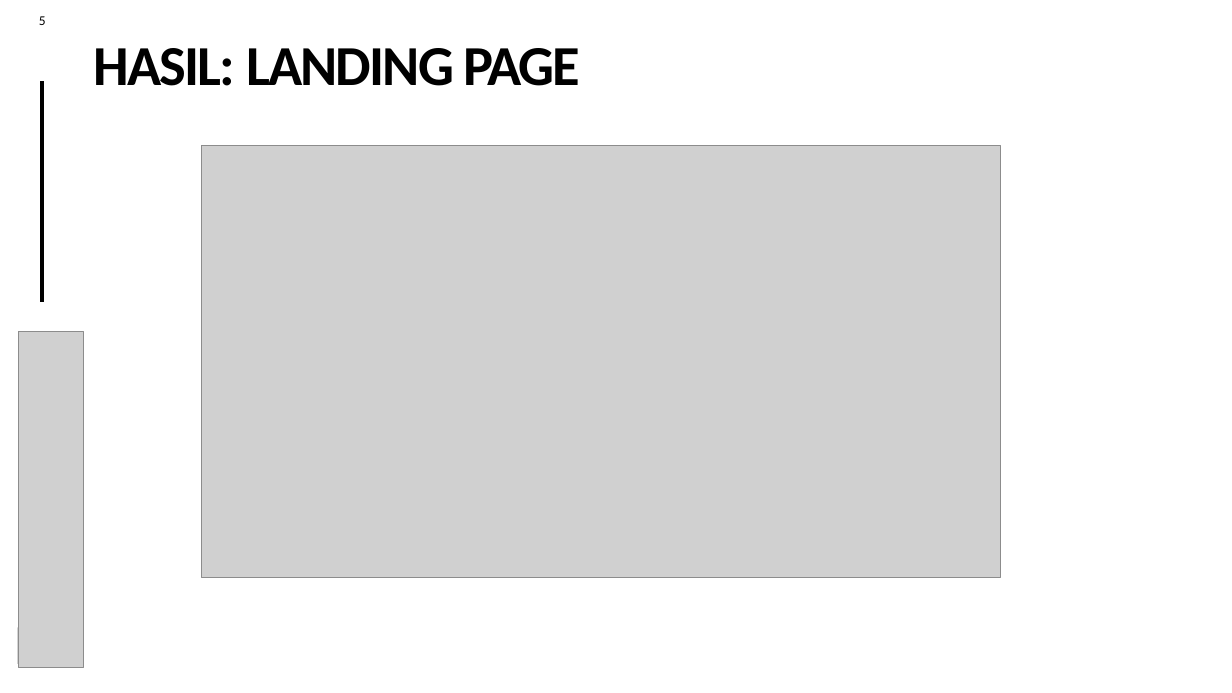
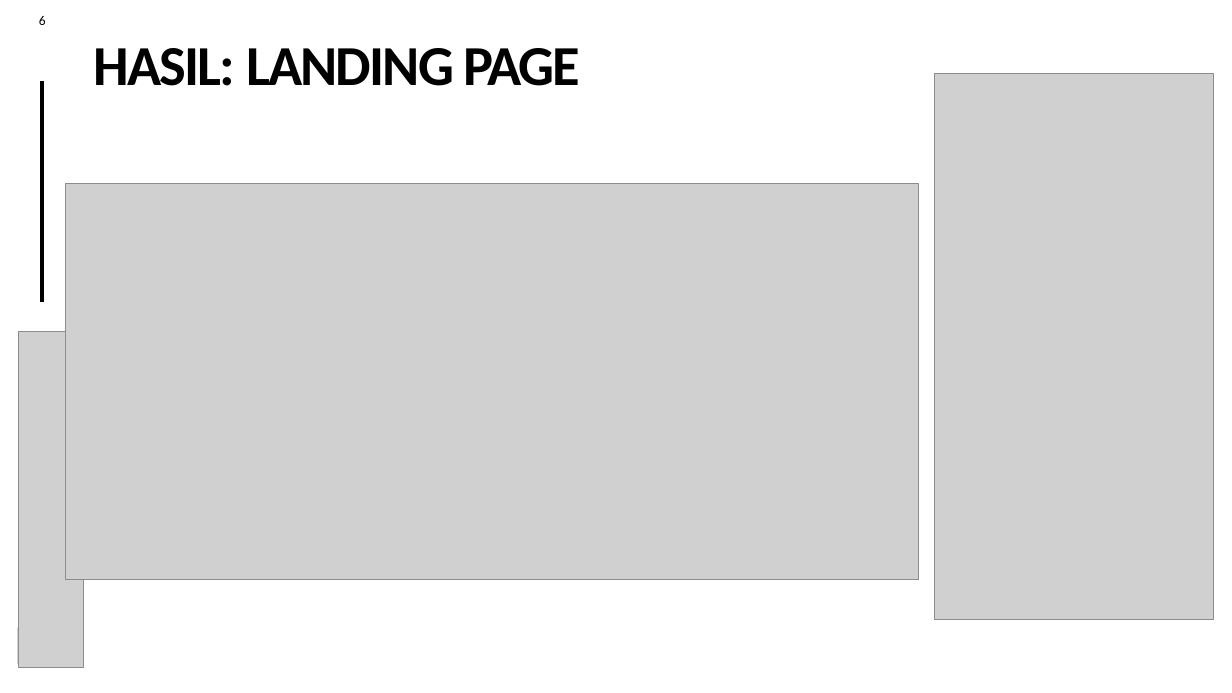
Before and after one commit to mhapizmaulanar/makanankelompok1, a slide deck: slide 6 of laporan/PPT Pemograman dasar_KEL1_XDKVB.pptx (slide 5 before the commit). Drawn at 1232x693 pixels with LibreOffice and Linux fonts; fonts in the diff are those of the drawing; grey boxes stand for pictures. Boxes give left, top, right and bottom in pixels: in the first picture for what was removed or moved away, otherwise in the second. Text is boxed around its words. In the diff, an @@ line names an element or a change of style, - is before the commit and + after.

```diff
--- a/laporan/PPT Pemograman dasar_KEL1_XDKVB.pptx
+++ b/laporan/PPT Pemograman dasar_KEL1_XDKVB.pptx
@@ page number at (39, 16, 46, 25): text changed @@
-5
+6
@@ picture added at (935, 74, 1214, 620) @@
@@ picture: place and size @@
-picture at (201, 146, 1000, 578)
+picture at (66, 183, 919, 579)
```
Also in this commit, not shown: 1 other slide changed, 3 slides added, 1 slide removed, 5 other files.
